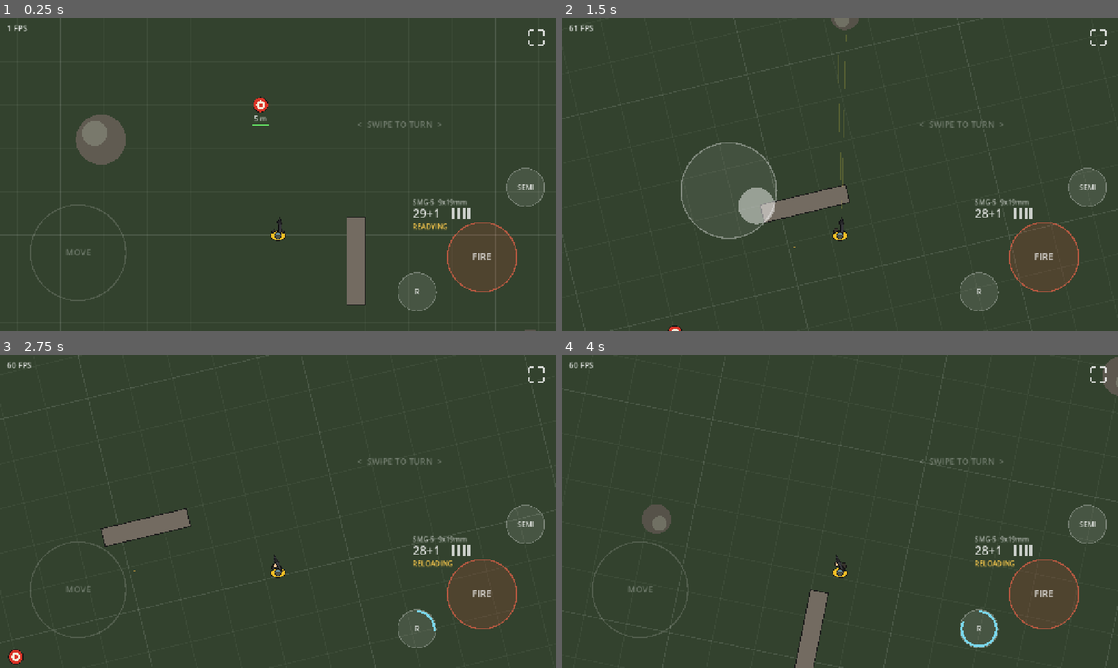
Above: before the commit, frames 1-4 (two rows, left to right).
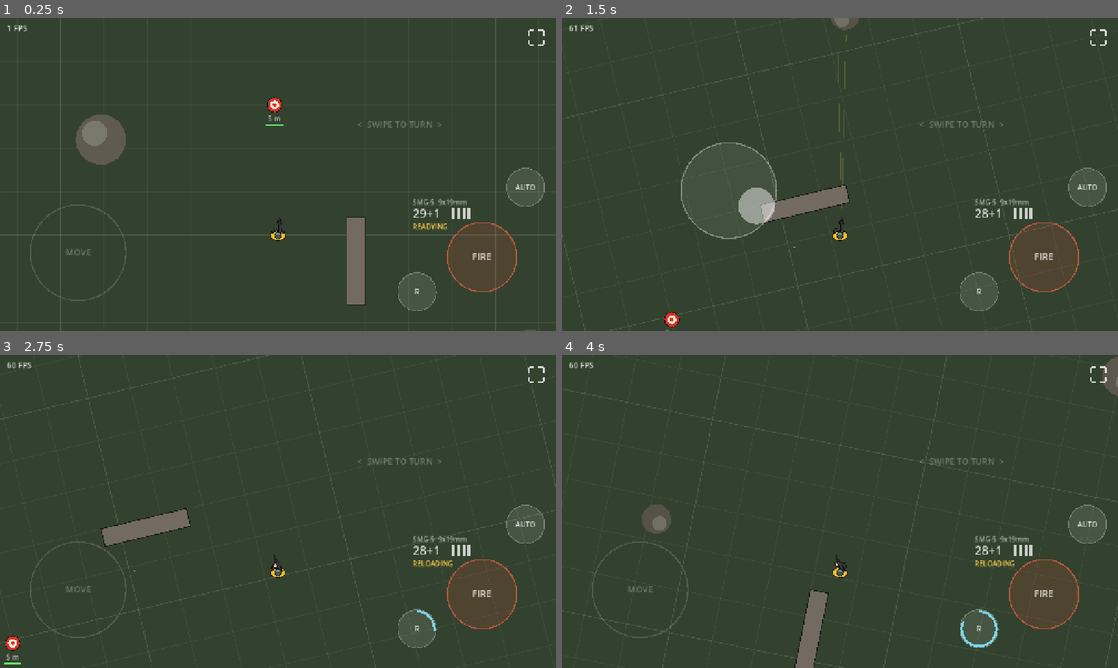
Above: after the commit, the same moments.

Repository: jklrjklr/zhukov
Game: Godot game, scene res://scenes/main.tscn
Same seed, same stepped clock (60 frames per second), same inputs: the game is played once before the commit and once after it.
Inputs (mouse positions are in pixels of both pictures, inside the frame that each line leads up to):
- Up to frame 1 (0.25 s): no input
- Up to frame 2 (1.5 s): tap Enter at 0.5 s; move the mouse to (962, 158) at 0.52 s; hold D 0.53-1.25 s; hold E 0.53-1.25 s; click (962, 158) at 0.67 s; tap Space at 0.77 s; drag from (728, 190) to (812, 237) at 1.27 s
- Up to frame 3 (2.75 s): move the mouse to (333, 442) at 2.02 s; hold D from 2.03 s (still down); tap R at 2.1 s
- Up to frame 4 (4 s): release D at 2.75 s; drag from (812, 574) to (673, 464) at 2.77 s; move the mouse to (1006, 558) at 3.52 s; hold A from 3.53 s (still down); hold E from 3.53 s (still down); tap Space at 3.77 s

The runs differ from the first frame. In frame 1, 0.3% of the frame differs, in the area x 45-97%, y 25-55%; in frame 2, 0.2%; in frame 3, 0.3%; in frame 4, less than 0.1%.

Commit message:
Start in most automatic fire mode; put dummies on the aim line
Co-Authored-By: Claude Opus 5.5 <noreply@anthropic.com>
Claude-Session: https://claude.ai/code/session_01CuvFDQ8S82ziWJ7Azt1Yc4

Diff:
--- a/scripts/weapons/firearm.gd
+++ b/scripts/weapons/firearm.gd
@@ -61,6 +61,7 @@
 		mag = stats.mag_size
 	for i in stats.spare_mags:
 		mags.append(stats.mag_size)
+	fire_mode_index = stats.fire_modes.size() - 1 # start on the most automatic mode
 	_set_state(State.DRAWING, stats.swap_time())
 
 
--- a/scripts/world.gd
+++ b/scripts/world.gd
@@ -33,7 +33,7 @@
 	for i in DUMMY_METERS.size():
 		var dummy := StaticBody2D.new()
 		dummy.set_script(_dummy_script)
-		dummy.position = Vector2((i % 2 * 2 - 1) * 40.0, -DUMMY_METERS[i] * Firearm.PX_PER_M)
+		dummy.position = Vector2((i % 2 * 2 - 1) * 8.0, -DUMMY_METERS[i] * Firearm.PX_PER_M)
 		add_child(dummy)
 
 	var test_wall := RectangleShape2D.new()
